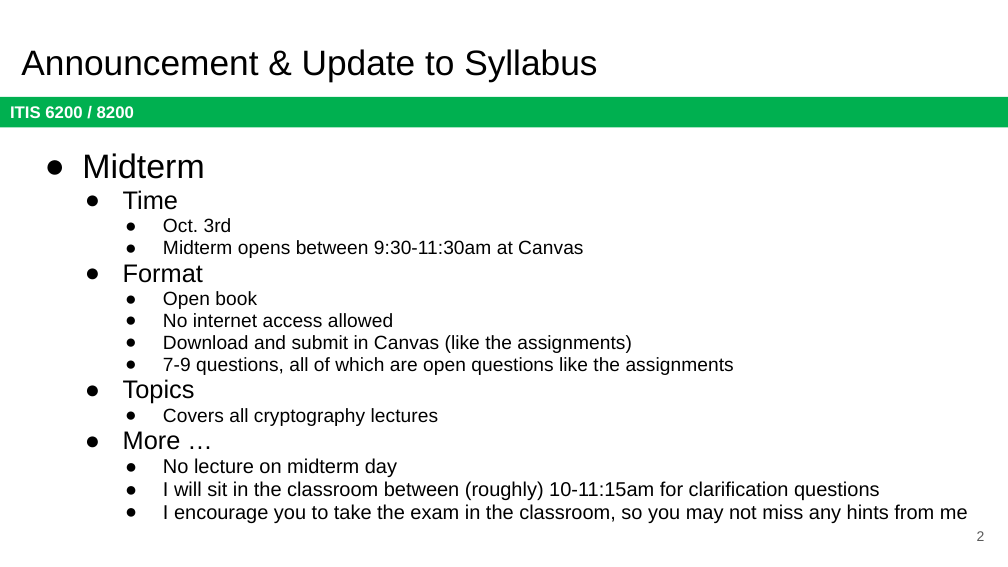
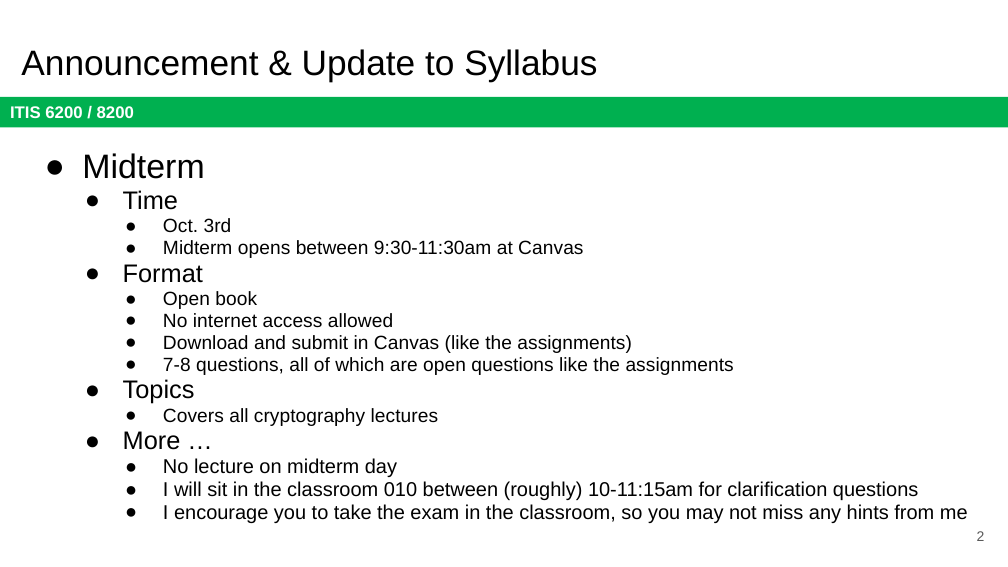
Before and after one commit to jx5c/github.io, a slide deck: slide 2 of teaching/ITIS6200/2023fa/lectures/Syllabus.update.pptx. Drawn at 1008x567 pixels with LibreOffice and Linux fonts; fonts in the diff are those of the drawing. Boxes give left, top, right and bottom in pixels: in the first picture for what was removed or moved away, otherwise in the second. Text is boxed around its words. In the diff, an @@ line names an element or a change of style, - is before the commit and + after.

```diff
--- a/teaching/ITIS6200/2023fa/lectures/Syllabus.update.pptx
+++ b/teaching/ITIS6200/2023fa/lectures/Syllabus.update.pptx
@@ text at (163,357,734,375): text changed @@
-    ● 7-9 questions, all of which are open questions like the assignments
+    ● 7-8 questions, all of which are open questions like the assignments
@@ text at (163,481,918,500): text changed @@
-    ● I will sit in the classroom between (roughly) 10-11:15am for clarification questions
+    ● I will sit in the classroom 010 between (roughly) 10-11:15am for clarification questions
```
Also in this commit, not shown: 1 other slide changed, 8 other files.
